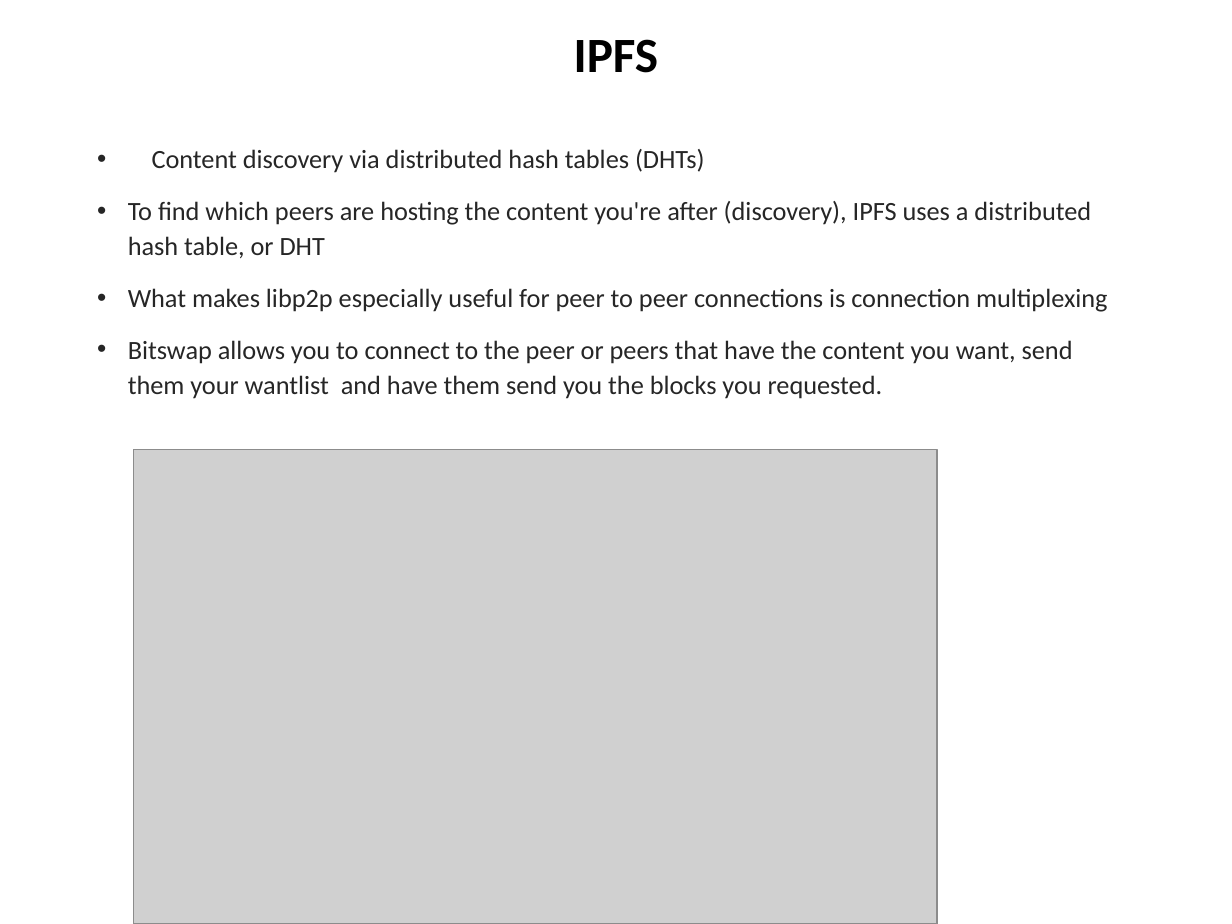
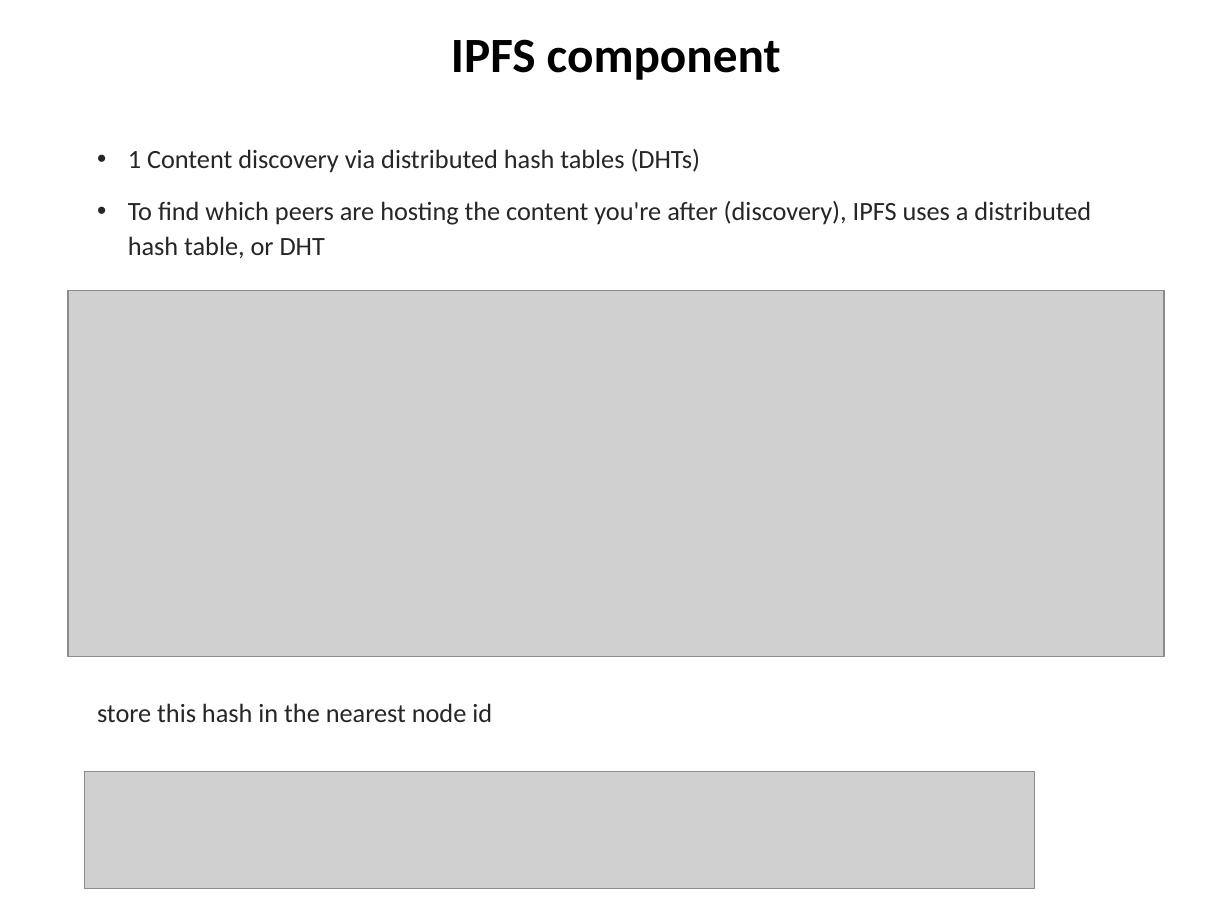
Before and after one commit to chuacw/SGUS-Slides, a slide deck: slide 13 of BCI - Batch2 - Day13 - IPFS.pptx (slide 6 before the commit). Drawn at 1232x924 pixels with LibreOffice and Linux fonts; fonts in the diff are those of the drawing; grey boxes stand for pictures. Boxes give left, top, right and bottom in pixels: in the first picture for what was removed or moved away, otherwise in the second. Text is boxed around its words. In the diff, an @@ line names an element or a change of style, - is before the commit and + after.

```diff
--- a/BCI - Batch2 - Day13 - IPFS.pptx
+++ b/BCI - Batch2 - Day13 - IPFS.pptx
@@ title at [451,39,781,80]: text changed @@
-IPFS
+IPFS component
@@ text at [128,149,701,173]: text changed @@
-• Content discovery via distributed hash tables (DHTs)
+• 1 Content discovery via distributed hash tables (DHTs)
@@ picture added at [68,291,1164,657] @@
@@ picture removed at [133,450,938,924] @@
@@ text at [97,703,492,722]: text changed @@
-• What makes libp2p especially useful for peer to peer connections is connection multiplexing
-• Bitswap allows you to connect to the peer or peers that have the content you want, send them your wantlist and have them send you the blocks you requested.
+store this hash in the nearest node id
@@ picture added at [85,771,1035,888] @@
```
Also in this commit, not shown: 12 other slides changed, 13 slides added, 3 other files.
